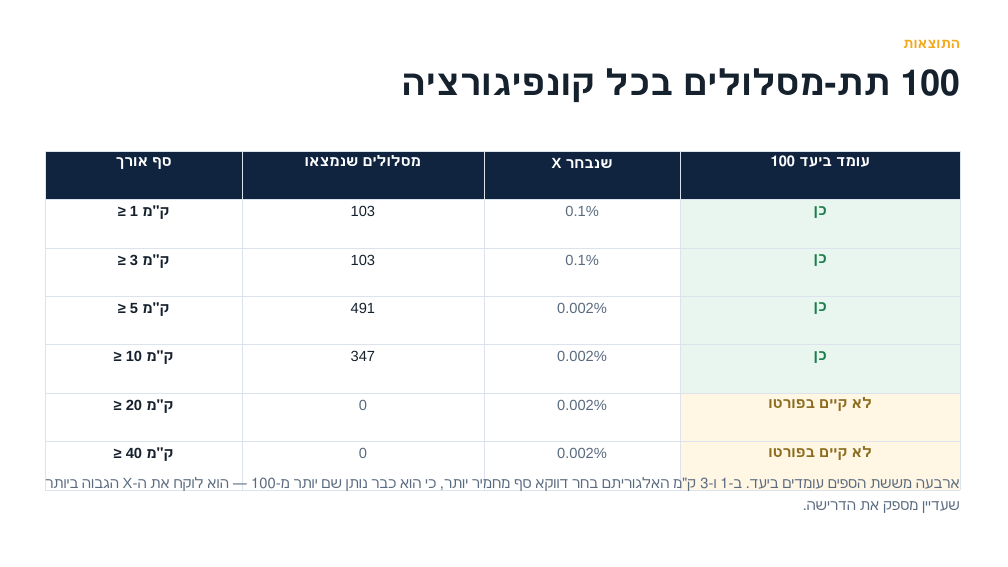
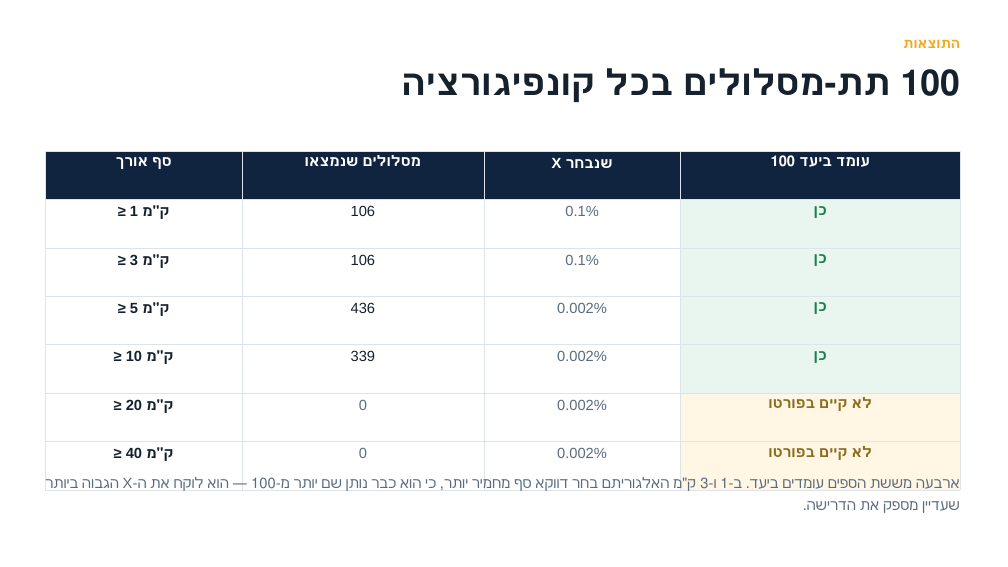
Before and after one commit to Omri5790/porto-taxi-project, a slide deck: slide 9 of output/porto_defence_he.pptx. Drawn at 1008x567 pixels with LibreOffice and Linux fonts; fonts in the diff are those of the drawing. Boxes give left, top, right and bottom in pixels: in the first picture for what was removed or moved away, otherwise in the second. Text is boxed around its words. In the diff, an @@ line names an element or a change of style, - is before the commit and + after.

```diff
--- a/output/porto_defence_he.pptx
+++ b/output/porto_defence_he.pptx
@@ table at bbox=[45, 151, 960, 465] @@
-row 2, column 2: 103
+row 2, column 2: 106
-row 3, column 2: 103
+row 3, column 2: 106
-row 4, column 2: 491
+row 4, column 2: 436
-row 5, column 2: 347
+row 5, column 2: 339
```
Also in this commit, not shown: 10 other slides changed, 20 other files.
